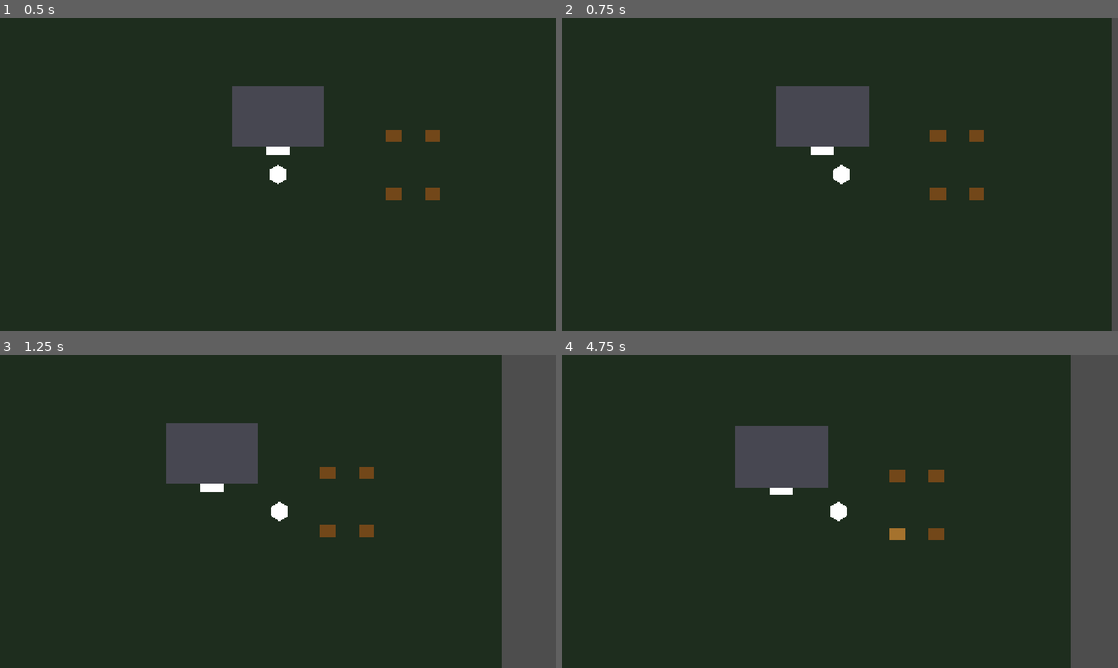
Above: before the commit, frames 1-4 (two rows, left to right).
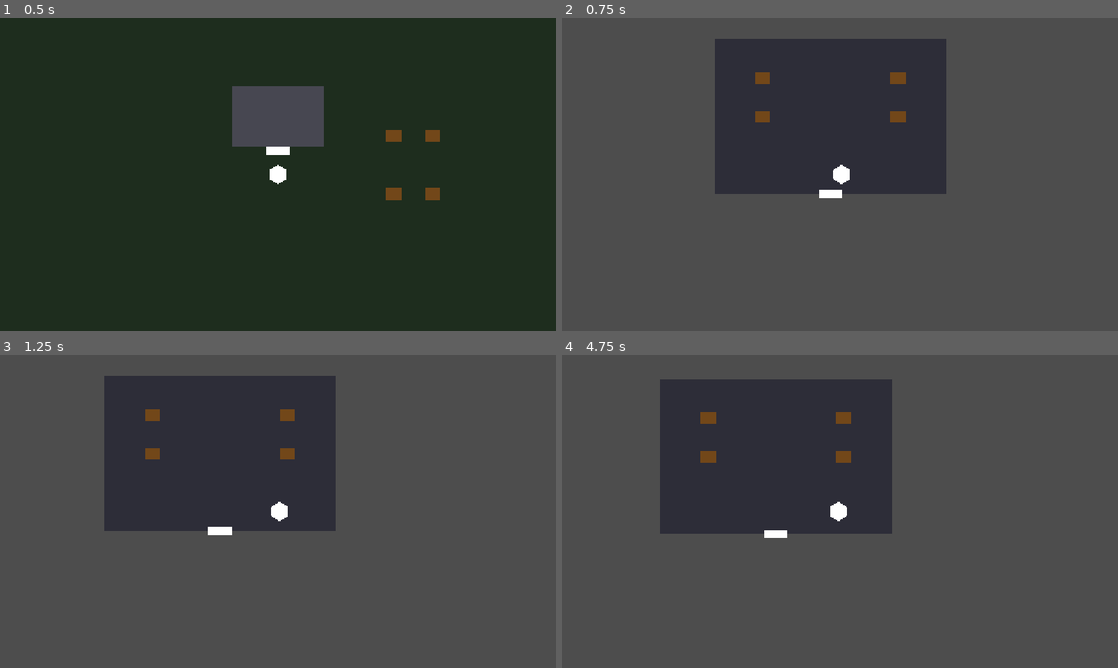
Above: after the commit, the same moments.

Repository: salexume94-pixel/Scripts
Game: Godot game, scene res://scenes/World.tscn
The game is run twice, just before and just after one commit, with the same random seed, the same clock (stepped at 60 frames per second) and the same inputs.
Inputs:
- Up to frame 1 (0.5 s): no input
- Up to frame 2 (0.75 s): tap Enter at 0.5 s; hold Right (ui_right) from 0.53 s (still down); tap E at 0.6 s
- Up to frame 3 (1.25 s): keep holding Right (ui_right)
- Up to frame 4 (4.75 s): release Right (ui_right) at 1.28 s; hold Down (ui_down) 1.28-2 s; tap I at 1.35, 2.75, 3.6, 4.25 s; click "Test Damage (-25 HP)" at 2 s; hold Right (ui_right) 2.78-3.53 s; tap E at 2.85, 4.35 s; tap Enter at 3.5 s; hold Up (ui_up) 3.53-4.28 s; hold Left (ui_left) from 4.28 s (still down)

Frame 1 is identical in both runs. In frame 2, 99% of the frame differs, in the area x 0-99%, y 0-100%; in frame 3, 90%; in frame 4, 91%.

Commit message:
Make Door use a solid collision body while retaining E interaction

Diff:
--- a/world/door.gd
+++ b/world/door.gd
@@ -1,13 +1,12 @@
-extends Area2D
+extends StaticBody2D
 ## Handles a reusable doorway that transitions the Player to another scene.
 ##
-## This script owns only the Door's transition behavior. Interaction input is
-## handled by the shared Player InteractionSystem, while SceneManager owns the
-## actual scene-loading work.
+## This script owns the Door's transition behavior and its physical blocking
+## body. Interaction input is handled by the shared Player InteractionSystem,
+## while SceneManager owns the actual scene-loading work.
 ##
-## The Door registers itself as an explicit interactable so it can only be
-## selected by the shared interaction system when the Player is actually
-## within the configured interaction distance.
+## The Door is physically solid so the Player cannot simply walk through the
+## doorway. Pressing E while nearby is the intentional transition action.
 
 @export_file("*.tscn") var target_scene: String
 @export var target_player_position: Vector2 = Vector2.ZERO
@@ -16,7 +15,7 @@
 
 
 func _ready() -> void:
-	# Register this Door with the shared interaction system.
+	# Register this Door with the shared interaction system so E can select it.
 	add_to_group("interactable")
 
 
